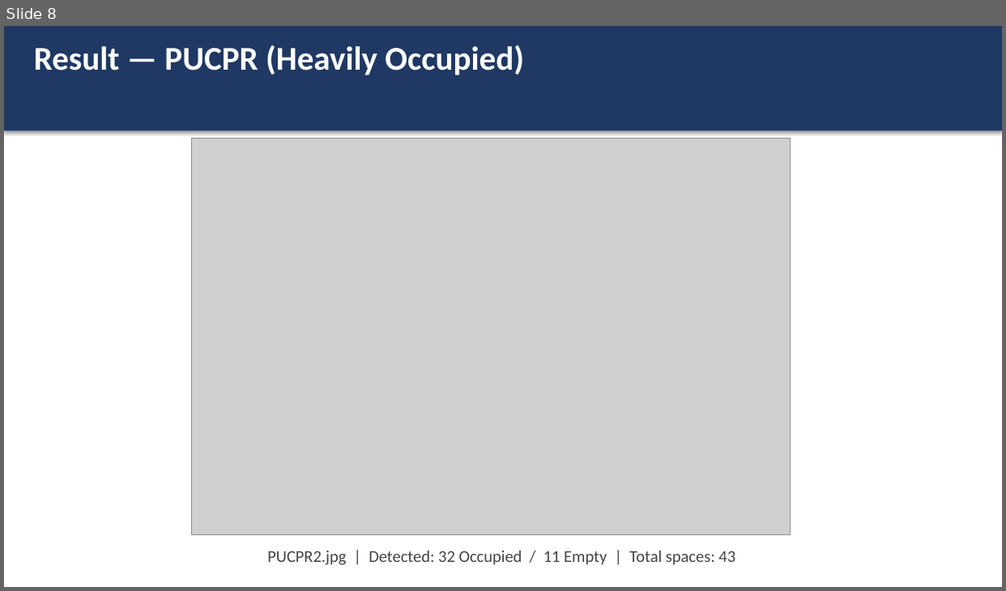
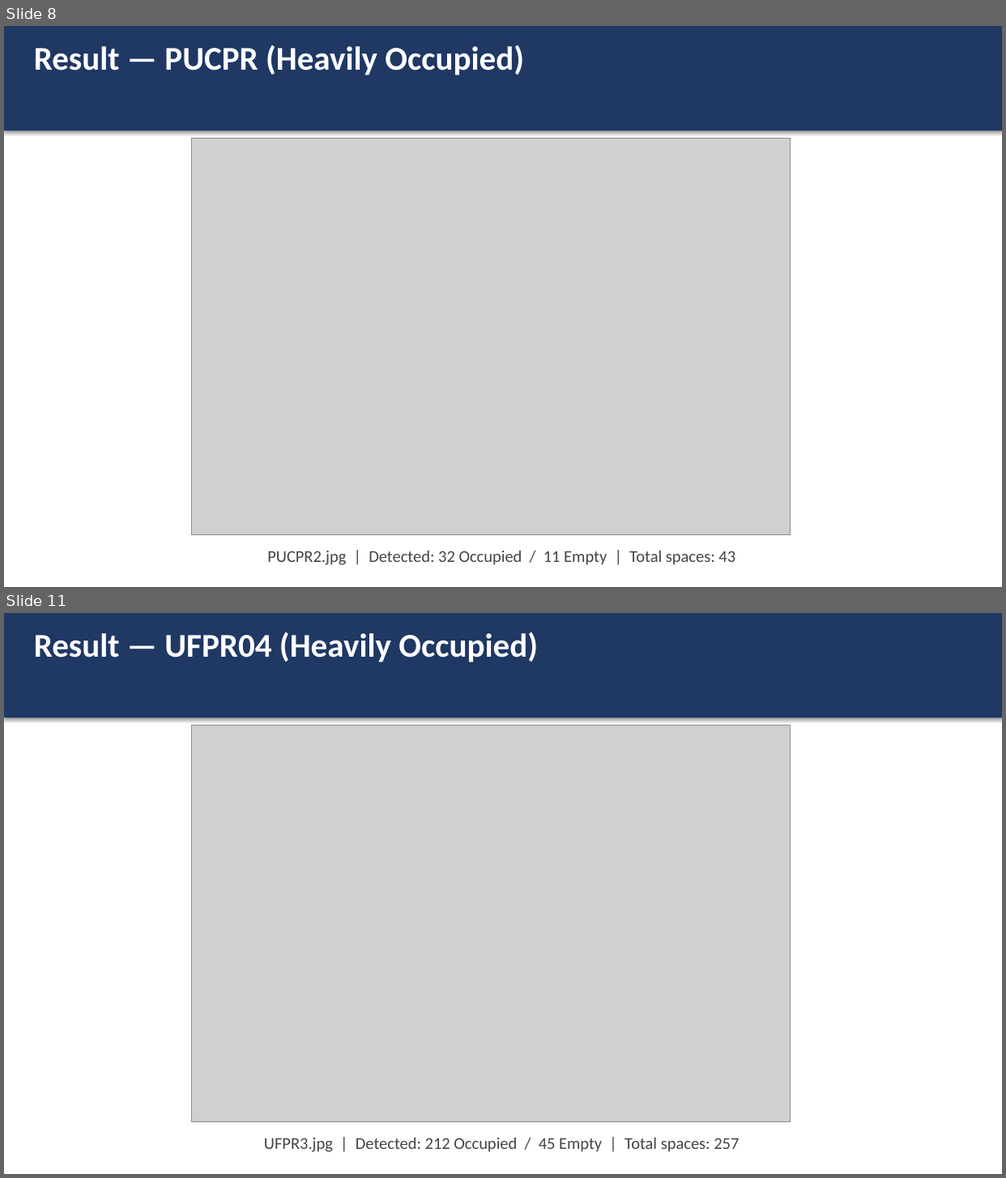
Before and after one commit to realkyle/CVFinalProject, a slide deck: docs/slides.pptx. Shown one above the other, each under a label of ours: slide 8 before the commit, slides 8 and 11 after it; the slides between them are not shown. The pictures are 1006x591 and 1006x1178 pixels, drawn with LibreOffice and Linux fonts; fonts in the diff are those of the drawing; grey boxes stand for pictures. Boxes give left, top, right and bottom in pixels: in the first picture for what was removed or moved away, otherwise in the second. Text is boxed around its words. In the diff, an @@ line names an element or a change of style, - is before the commit and + after.

Commit message:
Parking lot occupancy detector — PUCPR and UFPR04 complete

```diff
--- a/docs/slides.pptx
+++ b/docs/slides.pptx
@@ slide 11 added at (4, 613, 1002, 1174), background #FFFFFF @@
@@ rectangle added at (4, 613, 1002, 717), fill #1F3864 @@
@@ text added at (34, 632, 538, 662), 32 pt, text #FFFFFF, bold @@
+Result — UFPR04 (Heavily Occupied)
@@ picture added at (191, 726, 790, 1122) @@
@@ text added at (264, 1137, 739, 1152), 16 pt, text #444444 @@
+UFPR3.jpg | Detected: 212 Occupied / 45 Empty | Total spaces: 257
```
Also in this commit, not shown: 4 slides changed, 2 other slides added, 11 other files.
